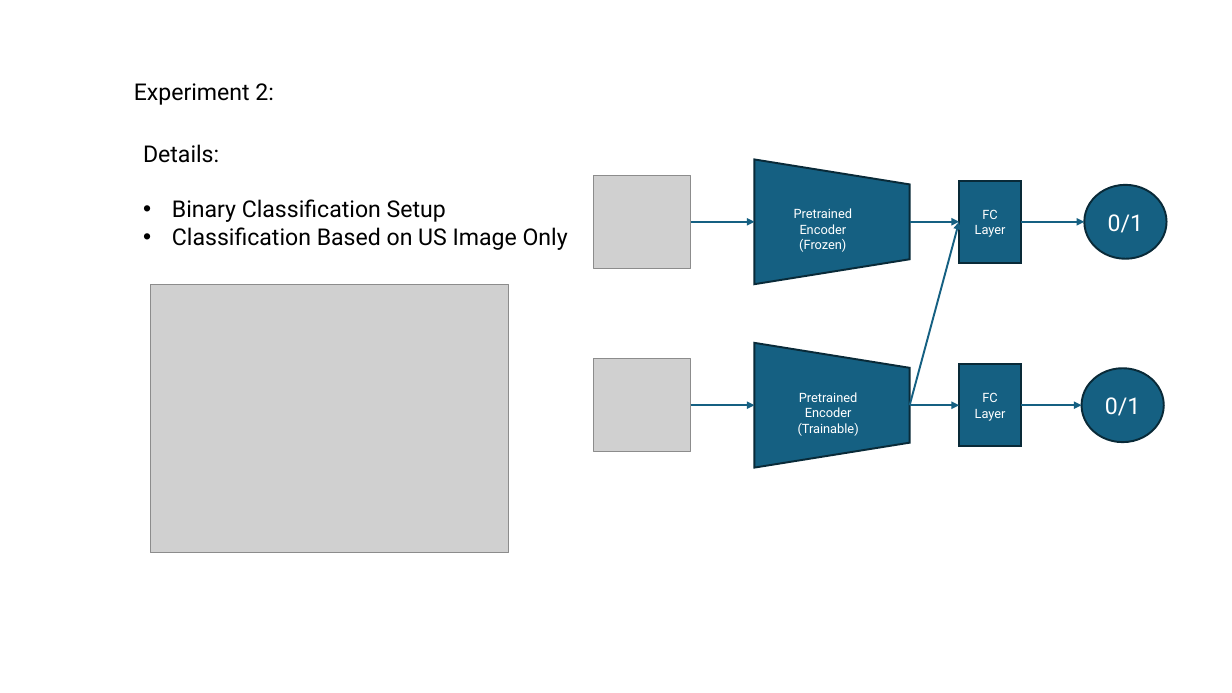
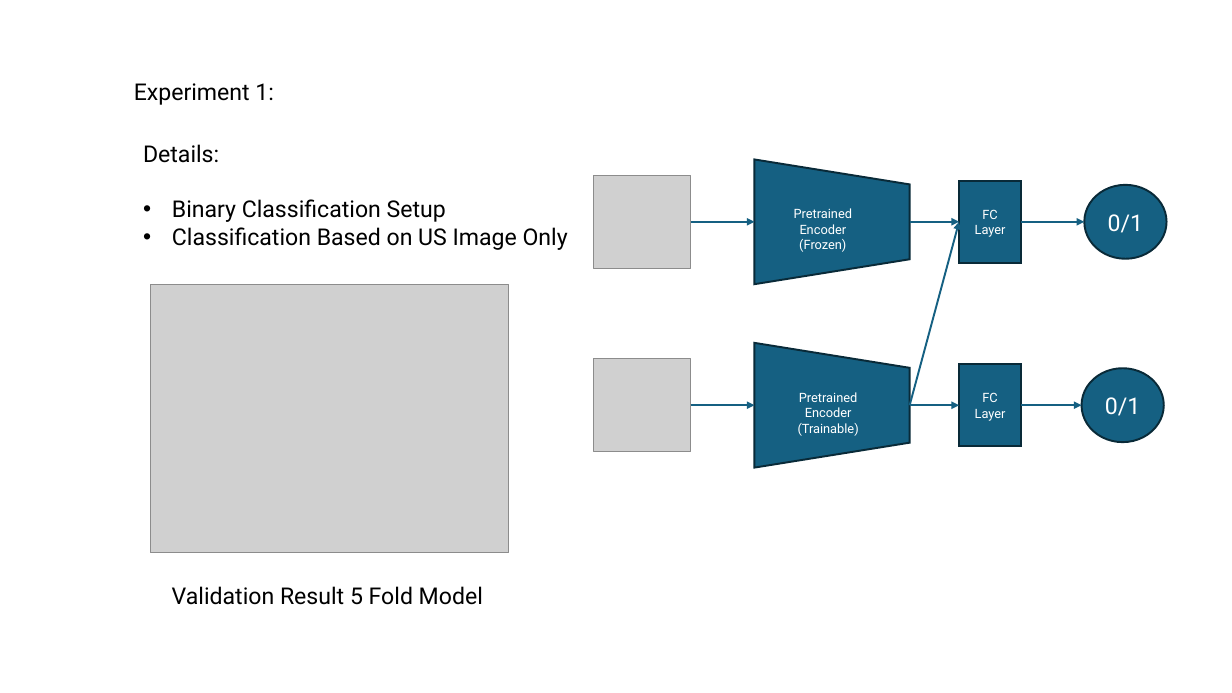
Before and after one commit to Iqbal1282/Washu2_Ovarian_Tumor, a slide deck: slide 2 of meeting_updates/07.07.25.pptx (slide 3 before the commit). Drawn at 1232x693 pixels with LibreOffice and Linux fonts; fonts in the diff are those of the drawing; grey boxes stand for pictures. Boxes give left, top, right and bottom in pixels: in the first picture for what was removed or moved away, otherwise in the second. Text is boxed around its words. In the diff, an @@ line names an element or a change of style, - is before the commit and + after.

```diff
--- a/meeting_updates/07.07.25.pptx
+++ b/meeting_updates/07.07.25.pptx
@@ text at [134,83,274,105]: text changed @@
-Experiment 2:
+Experiment 1:
@@ text added at [172,586,483,605], 18 pt, text #000000 @@
+Validation Result 5 Fold Model
```
Also in this commit, not shown: 2 other slides changed, 20 other files.
